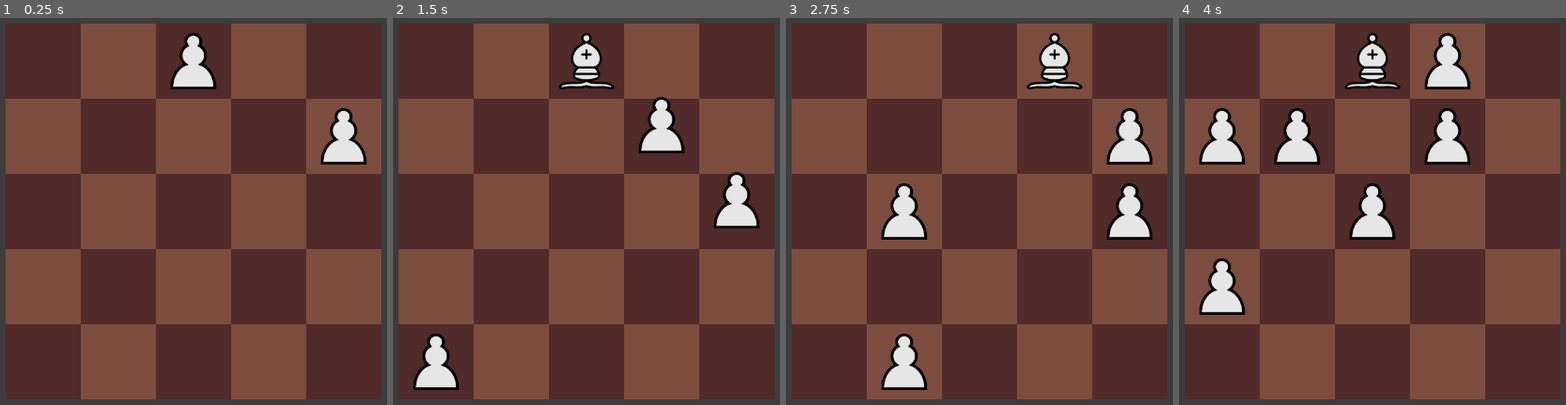
Above: before the commit, frames 1-4 (left to right).
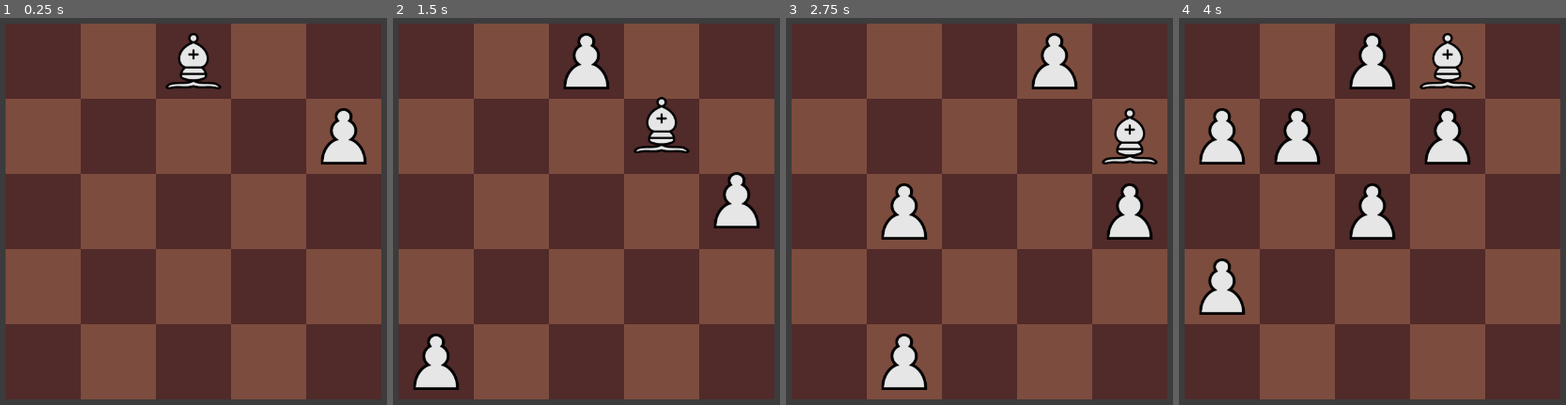
Above: after the commit, the same moments.

Repository: abaker-skudlarek/ChessTiles
Game: Godot game, scene res://Scenes/main.tscn
Two runs of this game, one before a commit and one after it. Both use one fixed random seed, a clock stepped at 60 frames per second and the inputs below. The engine's default icon, where the game draws it, is replaced by a stand-in: a white triangle on a blue panel in a dark square.
Inputs (mouse positions are in pixels of both pictures, inside the frame that each line leads up to):
- Up to frame 1 (0.25 s): no input
- Up to frame 2 (1.5 s): tap Enter at 0.5 s; move the mouse to (679, 172) at 0.52 s; hold Right (slide_move_right) 0.53-1.28 s; click (679, 172) at 0.67 s; tap Space at 1.25 s; move the mouse to (501, 250) at 1.27 s; hold Down (slide_move_down) from 1.28 s (still down)
- Up to frame 3 (2.75 s): tap Enter at 2 s; move the mouse to (1022, 45) at 2.02 s; release Down (slide_move_down) at 2.03 s; hold Right (slide_move_right) from 2.03 s (still down)
- Up to frame 4 (4 s): tap Space at 2.75 s; move the mouse to (1353, 362) at 2.77 s; release Right (slide_move_right) at 2.78 s; hold Up (slide_move_up) 2.78-3.53 s; click (1353, 362) at 2.92 s; tap Enter at 3.5 s; move the mouse to (1500, 323) at 3.52 s; hold Left (slide_move_left) from 3.53 s (still down)

The runs differ from the first frame. In frame 1, 0.8% of the frame differs, in the area x 42-58%, y 3-19%; in frame 2, 1.6%; in frame 3, 1.6%, in the area x 62-97%, y 3-38%; in frame 4, 1.6%.

Commit message:
Adding piece spawn manager, now using it to spawn player pieces

Diff:
--- a/Scenes/Managers/game_manager.tscn
+++ /dev/null
@@ -1,6 +0,0 @@
-[gd_scene load_steps=2 format=3 uid="uid://bstl14n7exglv"]
-
-[ext_resource type="Script" path="res://Scripts/Managers/game_manager.gd" id="1_l4p5p"]
-
-[node name="GameManager" type="Node"]
-script = ExtResource("1_l4p5p")
--- a/Scenes/Managers/input_manager.tscn
+++ /dev/null
@@ -1,6 +0,0 @@
-[gd_scene load_steps=2 format=3 uid="uid://5ahr0d0s8abg"]
-
-[ext_resource type="Script" path="res://Scripts/Managers/input_manager.gd" id="1_fnw63"]
-
-[node name="InputManager" type="Node"]
-script = ExtResource("1_fnw63")
--- a/Scenes/Managers/resource_manager.tscn
+++ /dev/null
@@ -1,6 +0,0 @@
-[gd_scene load_steps=2 format=3 uid="uid://cc7dv0jia6csp"]
-
-[ext_resource type="Script" path="res://Scripts/Managers/resource_manager.gd" id="1_siwqd"]
-
-[node name="ResourceManager" type="Node"]
-script = ExtResource("1_siwqd")
--- a/Scripts/Game/Pieces/enemy_piece_base.gd
+++ b/Scripts/Game/Pieces/enemy_piece_base.gd
@@ -1,5 +1,4 @@
 extends Node
 
-@export var piece_name: String  # TODO: I don't love this but, it should work. May want to do this cleaner later.
-						  		# 		Basically, this will be used to determine if two pieces can merge
+@export var piece_name: String
 @export var value: int
--- a/Scripts/Game/Pieces/player_bishop.gd
+++ b/Scripts/Game/Pieces/player_bishop.gd
@@ -6,8 +6,8 @@
 
 func _init() -> void:
 	value = 3
-	piece_name = "bishop"
-	next_piece_name = "knight"
+	piece_name = "player_bishop"
+	next_piece_name = "player_knight"
 
 # ------------------------------------------------------------------------------------------------ #
 # -- Public Functions -- #
--- a/Scripts/Game/Pieces/player_king.gd
+++ b/Scripts/Game/Pieces/player_king.gd
@@ -6,7 +6,7 @@
 
 func _init() -> void:
 	value = 20
-	piece_name = "king"
+	piece_name = "player_king"
 	next_piece_name = ""
 
 # ------------------------------------------------------------------------------------------------ #
--- a/Scripts/Game/Pieces/player_knight.gd
+++ b/Scripts/Game/Pieces/player_knight.gd
@@ -6,8 +6,8 @@
 
 func _init() -> void:
 	value = 3
-	piece_name = "knight"
-	next_piece_name = "rook"
+	piece_name = "player_knight"
+	next_piece_name = "player_rook"
 
 # ------------------------------------------------------------------------------------------------ #
 # -- Public Functions -- #
--- a/Scripts/Game/Pieces/player_pawn.gd
+++ b/Scripts/Game/Pieces/player_pawn.gd
@@ -6,8 +6,8 @@
 
 func _init() -> void:
 	value = 1
-	piece_name = "pawn"
-	next_piece_name = "bishop"
+	piece_name = "player_pawn"
+	next_piece_name = "player_bishop"
 
 # ------------------------------------------------------------------------------------------------ #
 # -- Public Functions -- #
--- a/Scripts/Game/Pieces/player_queen.gd
+++ b/Scripts/Game/Pieces/player_queen.gd
@@ -6,8 +6,8 @@
 
 func _init() -> void:
 	value = 9
-	piece_name = "queen"
-	next_piece_name = "king"
+	piece_name = "player_queen"
+	next_piece_name = "player_king"
 
 # ------------------------------------------------------------------------------------------------ #
 # -- Public Functions -- #
--- a/Scripts/Game/Pieces/player_rook.gd
+++ b/Scripts/Game/Pieces/player_rook.gd
@@ -6,8 +6,8 @@
 
 func _init() -> void:
 	value = 5
-	piece_name = "rook"
-	next_piece_name = "queen"
+	piece_name = "player_rook"
+	next_piece_name = "player_queen"
 
 # ------------------------------------------------------------------------------------------------ #
 # -- Public Functions -- #
--- a/Scripts/Game/board.gd
+++ b/Scripts/Game/board.gd
@@ -72,7 +72,6 @@
 													 current_grid_location.y + direction_to_move.y)
 					if (new_grid_location.x < GRID_WIDTH and new_grid_location.x >= 0 and new_grid_location.y < GRID_HEIGHT and new_grid_location.y >= 0):
 						slide_moves_performed += _slide_move_piece(current_grid_location, new_grid_location)
-
 	elif direction_to_move == Vector2.DOWN:
 		for i in _board.size():
 			for j in range(_board[i].size() - 1, -1, -1):
@@ -80,7 +79,6 @@
 				if _is_square_occupied(current_grid_location):
 					var new_grid_location := Vector2(current_grid_location.x + direction_to_move.x,
 													 current_grid_location.y + direction_to_move.y)
-
 					if (new_grid_location.x < GRID_WIDTH and new_grid_location.x >= 0 and new_grid_location.y < GRID_HEIGHT and new_grid_location.y >= 0):
 						slide_moves_performed += _slide_move_piece(current_grid_location, new_grid_location)
 
@@ -104,8 +102,6 @@
 
 		# If the piece at the current grid location and the new grid location are the same, merge them
 		if piece_at_current_grid_location.piece_name == piece_at_new_grid_location.piece_name:
-			print("piece_at_current_grid_location.next_piece_name: ", piece_at_current_grid_location.next_piece_name)
-			print("piece_at_new_grid_location.next_piece_name: ", piece_at_new_grid_location.next_piece_name)
 
 			# If the pieces that we are merging don't have a next piece name, don't merge, because
 			# there aren't any pieces after this one. This usually means that we have two kings merging
@@ -126,7 +122,9 @@
 			_pieces_on_board.erase(piece_at_current_grid_location)
 			_pieces_on_board.erase(piece_at_new_grid_location)
 
-			_spawn_piece_at_grid_location(new_piece_grid_location, "player", piece_at_new_grid_location.next_piece_name)
+			# Get the next piece that we want to spawn and spawn it at the new grid location
+			var piece_to_spawn: Resource = PieceSpawnManager.get_piece_by_name(piece_at_new_grid_location.next_piece_name)
+			_spawn_piece_at_grid_location(new_piece_grid_location, piece_to_spawn)
 
 			# Delete the pieces that are merging
 			piece_at_current_grid_location.queue_free()
@@ -174,40 +172,27 @@
 	var move_tween := create_tween()
 	move_tween.tween_property(_last_clicked_piece, "position", desired_pixel_location, .3).set_trans(Tween.TRANS_CUBIC)
 
+	SignalBus.emit_signal("chess_move_finished")
+
 # ------------------------------------------------------------------------------------------------ #
 
 ## Spawns pieces onto the board
 # TODO: 1. Need to implement spawning of enemy pieces
 # TODO: 2. In Threes, the pieces are only spawned at the edges of the board. We might want to do that as well
 # TODO: 3. We want to make sure pieces spawn at places that weren't just occupied or are going to be occupied by a move
-func _spawn_pieces_at_random_locations(num_pieces_to_spawn: int) -> void:
+func _spawn_pieces_at_random_locations(pieces_to_spawn: Array) -> void:
 	# Get the amount of empty spaces on the board defined by num_pieces_to_spawn. Each empty space is a Vector2()
-	var empty_spaces: Array = _get_random_empty_board_spaces(num_pieces_to_spawn)
-
-	# TODO: eventually, we need a more sophisticated way to determine what pieces to spawn. something like a
-	# 		class that will evaluate what state the board is in and spawn pieces based on that.
-	# 		Can be based on how well the player is doing, how many other pieces there are already, etc
-
-	for i in num_pieces_to_spawn:
-		# Get a number between 0 and 100, this will be used to determine which piece to spawn
-		var spawn_chance: int = randi() % 101
-
-		# Spawn the piece based on the random chance and set it's location to the empty_space we're on
+	var empty_spaces: Array = _get_random_empty_board_spaces(pieces_to_spawn.size())
+
+	# For each piece to spawn, get the next empty grid location and spawn it at that location
+	for i in pieces_to_spawn.size():
 		var grid_location: Vector2 = _pixel_to_grid(Vector2(empty_spaces[i].x, empty_spaces[i].y))
-		if spawn_chance <= 75:
-			_spawn_piece_at_grid_location(grid_location, "player", "pawn")
-		else:
-			_spawn_piece_at_grid_location(grid_location, "player", "bishop")
+		_spawn_piece_at_grid_location(grid_location, pieces_to_spawn[i])
 
 # ------------------------------------------------------------------------------------------------ #
 
 ## Spawn a piece at the grid location specified.
-## piece_family is "enemy" or "player"
-## piece_name is "pawn", "bishop", "knight", "rook", "queen", "king"
-func _spawn_piece_at_grid_location(grid_location: Vector2, piece_family: String, piece_name: String) -> void:
-	# Determine our piece to spawn based on the options passed in
-	var piece_to_spawn: Resource = ResourceManager.player_pieces[piece_name] if piece_family == "player" else ResourceManager.enemy_pieces[piece_name]
-
+func _spawn_piece_at_grid_location(grid_location: Vector2, piece_to_spawn: Resource) -> void:
 	# Instantiate and spawn our piece at the given location
 	var piece: Variant = piece_to_spawn.instantiate()
 	_board[grid_location.x][grid_location.y] = piece
@@ -307,7 +292,10 @@
 func _on_state_changed_start_game() -> void:
 	_board = _create_empty_2d_array()
 	_generate_board_background()
-	_spawn_pieces_at_random_locations(2)
+
+	# Get and spawn our starting pieces
+	var starting_pieces_to_spawn: Array = PieceSpawnManager.get_starting_pieces()
+	_spawn_pieces_at_random_locations(starting_pieces_to_spawn)
 
 	# TODO: We are allowing the board scene to change the state of the game, using the GameManager Singleton.
 	# 		I honestly don't know if this is good or not. This way, any script can change the state using GameManager,
@@ -340,7 +328,8 @@
 # ------------------------------------------------------------------------------------------------ #
 
 func _on_slide_move_finished() -> void:
-	_spawn_pieces_at_random_locations(1)
+	var piece_to_spawn: Array = PieceSpawnManager.get_new_pieces(1)
+	_spawn_pieces_at_random_locations(piece_to_spawn)
 
 # ------------------------------------------------------------------------------------------------ #
 
--- a/Scripts/Managers/game_manager.gd
+++ b/Scripts/Managers/game_manager.gd
@@ -10,6 +10,8 @@
 # -- Variables -- #
 # ------------------------------------------------------------------------------------------------ #
 
+# TODO: I'm not actually sure if we need these GameStates. Does a state machine matter in this case? I'm
+# 		not using it all the time, so may not actually be needed.
 enum GameState {
 	START_GAME,
 	WAITING_USER_INPUT,
@@ -22,14 +24,32 @@
 
 var _current_state: GameState
 
+var slide_move_counter: int = 0  # Holds the amount of slide moves that have been performed during the game
+var chess_move_counter: int = 0  # Holds the amount of chess moves that have been performed during the game
+var chess_moves_left: int = 0    # Holds the amount of chess moves that the player can use
+
 # ------------------------------------------------------------------------------------------------ #
 # -- Private Functions -- #
 # ------------------------------------------------------------------------------------------------ #
 
 func _ready() -> void:
+	SignalBus.connect("slide_move_finished", _on_slide_move_finished)
+	SignalBus.connect("chess_move_finished", _on_chess_move_finished)
+
 	# TODO: This will be moved somewhere else once we get a title screen. When "start game" is pressed,
 	# 		the state will be changed
 	change_state(GameState.START_GAME)
+
+# ------------------------------------------------------------------------------------------------ #
+
+func _on_slide_move_finished() -> void:
+	slide_move_counter += 1
+
+# ------------------------------------------------------------------------------------------------ #
+
+func _on_chess_move_finished() -> void:
+	chess_move_counter += 1
+	chess_moves_left -= 1
 
 # ------------------------------------------------------------------------------------------------ #
 # -- Public Functions -- #
--- /dev/null
+++ b/Scripts/Managers/piece_spawn_manager.gd
@@ -0,0 +1,67 @@
+extends Node
+
+## This script is used to determine which piece(s) need to spawn.
+## The board script will call a function here, then this piece_spawn_manager script will pass back
+## a reference to the piece(s) that need to spawn based on information it has. This script is not
+## actually spawning any pieces, it's simply used to keep the logic to decide which piece to spawn
+## out of the board script.
+
+# ------------------------------------------------------------------------------------------------ #
+# -- Variables -- #
+# ------------------------------------------------------------------------------------------------ #
+
+const NUM_STARTING_PIECES: int = 2  # This is the amount of pieces on the board when the game starts
+
+# ------------------------------------------------------------------------------------------------ #
+# -- Private Functions -- #
+# ------------------------------------------------------------------------------------------------ #
+
+# Called when the node enters the scene tree for the first time.
+func _ready() -> void:
+	print("piece spawn manager ready")
+
+# ------------------------------------------------------------------------------------------------ #
+# -- Public Functions -- #
+# ------------------------------------------------------------------------------------------------ #
+
+## Calculates which pieces should spawn at the start of the game
+func get_starting_pieces() -> Array:
+	var pieces_to_spawn: Array = []
+
+	for i in NUM_STARTING_PIECES:
+		var spawn_chance: int = randi() % 100
+		if spawn_chance <= 75:
+			var piece: Resource = ResourceManager.pieces["player_pawn"]
+			pieces_to_spawn.append(piece)
+		else:
+			var piece: Resource = ResourceManager.pieces["player_bishop"]
+			pieces_to_spawn.append(piece)
+
+	return pieces_to_spawn
+
+# ------------------------------------------------------------------------------------------------ #
+
+## Returns a number of new pieces to spawn based on num_pieces_to_spawn
+func get_new_pieces(num_pieces_to_spawn: int) -> Array:
+	var pieces_to_spawn: Array = []
+
+	# TODO: We will want to be able to spawn other pieces, not just pawns and bishops.
+
+	# TODO: Also, we will want to include enemy pieces
+
+	for i in num_pieces_to_spawn:
+		var spawn_chance: int = randi() % 100
+		if spawn_chance <= 75:
+			var piece: Resource = ResourceManager.pieces["player_pawn"]
+			pieces_to_spawn.append(piece)
+		else:
+			var piece: Resource = ResourceManager.pieces["player_bishop"]
+			pieces_to_spawn.append(piece)
+
+	return pieces_to_spawn
+
+# ------------------------------------------------------------------------------------------------ #
+
+## Simply returns the piece that matches the name passed in
+func get_piece_by_name(piece_name: String) -> Resource:
+	return ResourceManager.pieces[piece_name]
--- a/Scripts/Managers/resource_manager.gd
+++ b/Scripts/Managers/resource_manager.gd
@@ -15,19 +15,17 @@
 	"dark": preload("res://Sprites/Squares/square_brown_dark.png")
 }
 
-@onready var player_pieces: Dictionary = {
-	"pawn": preload("res://Scenes/Pieces/Player/player_pawn.tscn"),
-	"bishop": preload("res://Scenes/Pieces/Player/player_bishop.tscn"),
-	"knight": preload("res://Scenes/Pieces/Player/player_knight.tscn"),
-	"rook": preload("res://Scenes/Pieces/Player/player_rook.tscn"),
-	"queen": preload("res://Scenes/Pieces/Player/player_queen.tscn"),
-	"king": preload("res://Scenes/Pieces/Player/player_king.tscn")
+@onready var pieces: Dictionary = {
+	"player_pawn": preload("res://Scenes/Pieces/Player/player_pawn.tscn"),
+	"player_bishop": preload("res://Scenes/Pieces/Player/player_bishop.tscn"),
+	"player_knight": preload("res://Scenes/Pieces/Player/player_knight.tscn"),
+	"player_rook": preload("res://Scenes/Pieces/Player/player_rook.tscn"),
+	"player_queen": preload("res://Scenes/Pieces/Player/player_queen.tscn"),
+	"player_king": preload("res://Scenes/Pieces/Player/player_king.tscn"),
+	"enemy_pawn": preload("res://Scenes/Pieces/Enemy/enemy_pawn.tscn"),
+	"enemy_bishop": preload("res://Scenes/Pieces/Enemy/enemy_bishop.tscn"),
+	"enemy_knight": preload("res://Scenes/Pieces/Enemy/enemy_knight.tscn"),
+	"enemy_rook": preload("res://Scenes/Pieces/Enemy/enemy_rook.tscn"),
+	"enemy_queen": preload("res://Scenes/Pieces/Enemy/enemy_queen.tscn"),
+	"enemy_king": preload("res://Scenes/Pieces/Enemy/enemy_king.tscn")
 }
-@onready var enemy_pieces: Dictionary = {
-	"pawn": preload("res://Scenes/Pieces/Enemy/enemy_pawn.tscn"),
-	"bishop": preload("res://Scenes/Pieces/Enemy/enemy_bishop.tscn"),
-	"knight": preload("res://Scenes/Pieces/Enemy/enemy_knight.tscn"),
-	"rook": preload("res://Scenes/Pieces/Enemy/enemy_rook.tscn"),
-	"queen": preload("res://Scenes/Pieces/Enemy/enemy_queen.tscn"),
-	"king": preload("res://Scenes/Pieces/Enemy/enemy_king.tscn")
-}
--- a/Scripts/Managers/signal_bus.gd
+++ b/Scripts/Managers/signal_bus.gd
@@ -23,6 +23,7 @@
 # -- Board Signals -- #
 # ------------------------------------------------------------------------------------------------ #
 signal slide_move_finished
+signal chess_move_finished
 
 # ------------------------------------------------------------------------------------------------ #
 # -- Piece Signals -- #
@@ -30,6 +31,6 @@
 signal piece_clicked(piece_pixel_position: Vector2, piece_name: String)
 
 # ------------------------------------------------------------------------------------------------ #
-# -- Nove Overlay Signals -- #
+# -- Move Overlay Signals -- #
 # ------------------------------------------------------------------------------------------------ #
 signal move_overlay_clicked(overlay_pixel_position: Vector2)
--- a/project.godot
+++ b/project.godot
@@ -17,9 +17,10 @@
 [autoload]
 
 SignalBus="*res://Scripts/Managers/signal_bus.gd"
-ResourceManager="*res://Scenes/Managers/resource_manager.tscn"
-GameManager="*res://Scenes/Managers/game_manager.tscn"
-InputManager="*res://Scenes/Managers/input_manager.tscn"
+ResourceManager="*res://Scripts/Managers/resource_manager.gd"
+GameManager="*res://Scripts/Managers/game_manager.gd"
+InputManager="*res://Scripts/Managers/input_manager.gd"
+PieceSpawnManager="*res://Scripts/Managers/piece_spawn_manager.gd"
 
 [debug]
 
